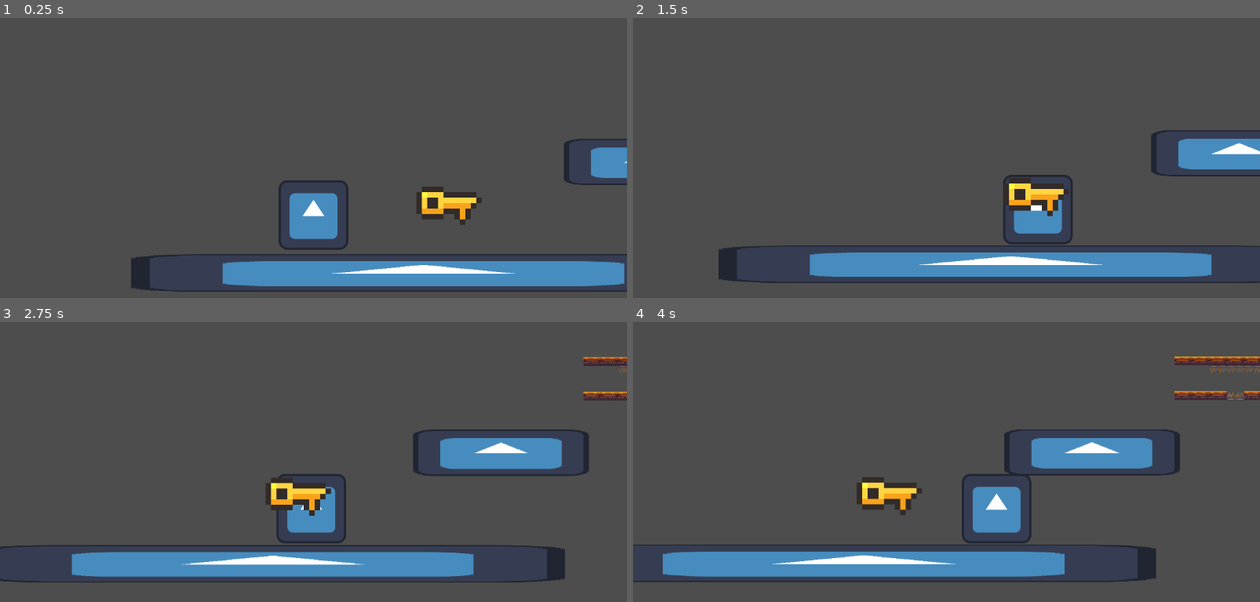
Above: before the commit, frames 1-4 (two rows, left to right).
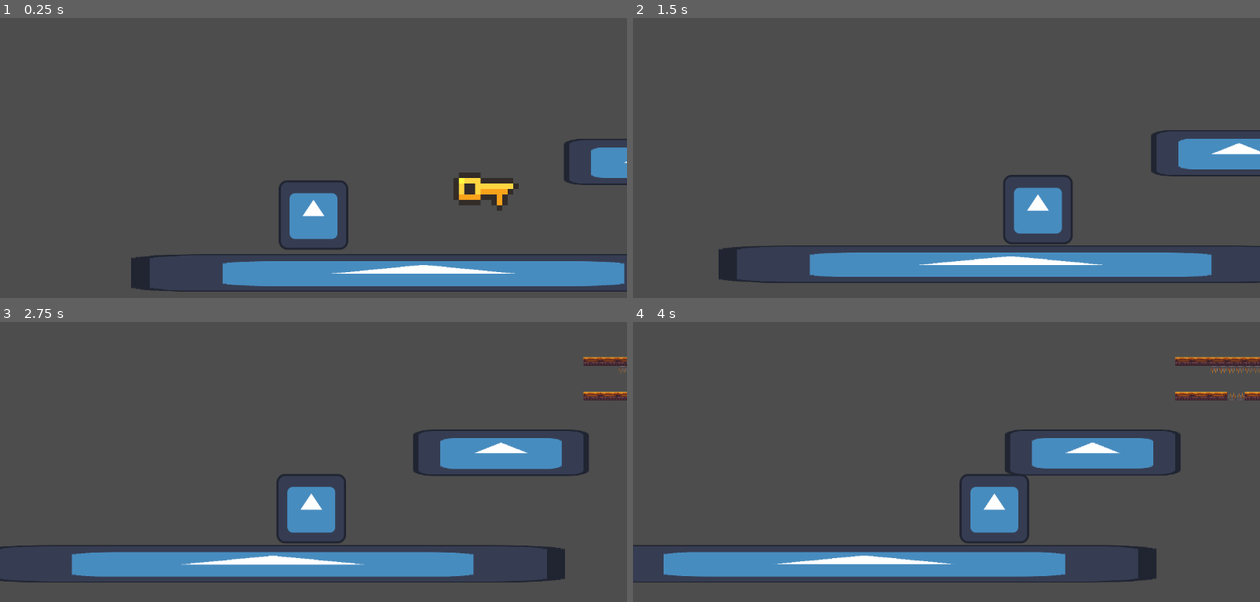
Above: after the commit, the same moments.

Repository: The-E21/TempleExploreDurhack24
Game: Godot game, scene res://Scenes/temple_scene.tscn
The game is run twice, just before and just after one commit, with the same random seed, the same clock (stepped at 60 frames per second) and the same inputs. The engine's default icon, where the game draws it, is replaced by a stand-in: a white triangle on a blue panel in a dark square.
Inputs:
- Up to frame 1 (0.25 s): no input
- Up to frame 2 (1.5 s): hold E (interact, bound only after the commit) 0.53-1.28 s; hold Right (ui_right) from 0.53 s (still down); tap Space (jump) at 0.77 s; tap E (interact, bound only after the commit) at 1.35 s
- Up to frame 3 (2.75 s): tap Space (jump) at 1.52 s; release Right (ui_right) at 2.03 s; hold Left (ui_left) from 2.03 s (still down); hold E (interact, bound only after the commit) from 2.03 s (still down)
- Up to frame 4 (4 s): release Left (ui_left) at 2.78 s; release E (interact, bound only after the commit) at 2.78 s; hold Right (ui_right) from 2.78 s (still down); tap E (interact, bound only after the commit) at 2.85 s; tap Space (jump) at 3.02, 3.77 s; hold E (interact, bound only after the commit) from 3.53 s (still down)

The runs differ from the first frame. In frame 1, 1.7% of the frame differs, in the area x 66-83%, y 55-74%; in frame 2, 0.9%; in frame 3, 0.9%; in frame 4, 2.9%, in the area x 0-100%, y 12-93%.

Commit message:
Made key

Diff:
--- /dev/null
+++ b/Scenes/key.tscn
@@ -0,0 +1,26 @@
+[gd_scene load_steps=5 format=3 uid="uid://cefj51svkauch"]
+
+[ext_resource type="Texture2D" uid="uid://ce6p088dcw22t" path="res://Assets/Temple Platformer Tileset [16x16][FREE] - RottingPixels/temple-tileset.png" id="1_mrxg8"]
+[ext_resource type="Script" path="res://Scripts/key.gd" id="2_qlf73"]
+
+[sub_resource type="AtlasTexture" id="AtlasTexture_nclst"]
+atlas = ExtResource("1_mrxg8")
+region = Rect2(112, 64, 16, 16)
+
+[sub_resource type="CircleShape2D" id="CircleShape2D_1pd63"]
+radius = 6.71863
+
+[node name="Key" type="Area2D"]
+scale = Vector2(10, 10)
+collision_layer = 4
+collision_mask = 2
+script = ExtResource("2_qlf73")
+
+[node name="Sprite2D" type="Sprite2D" parent="."]
+texture = SubResource("AtlasTexture_nclst")
+
+[node name="CollisionShape2D" type="CollisionShape2D" parent="."]
+shape = SubResource("CircleShape2D_1pd63")
+
+[connection signal="body_entered" from="." to="." method="_on_body_entered"]
+[connection signal="body_exited" from="." to="." method="_on_body_exited"]
--- a/Scenes/player.tscn
+++ b/Scenes/player.tscn
@@ -8,6 +8,8 @@
 height = 120.0
 
 [node name="Player" type="CharacterBody2D"]
+collision_layer = 2
+collision_mask = 5
 script = ExtResource("1_dv0df")
 speed = 300.0
 accelerationMultiplier = 9.0
--- a/Scenes/temple_scene.tscn
+++ b/Scenes/temple_scene.tscn
@@ -1,9 +1,9 @@
-[gd_scene load_steps=9 format=4 uid="uid://dk25akystoh0b"]
+[gd_scene load_steps=8 format=4 uid="uid://dk25akystoh0b"]
 
 [ext_resource type="Texture2D" uid="uid://cmjfqsloifams" path="res://Assets/icon.svg" id="1_4rxxl"]
 [ext_resource type="PackedScene" uid="uid://cmvm3tmon2yir" path="res://Scenes/player.tscn" id="2_ld67o"]
 [ext_resource type="Texture2D" uid="uid://cjubs0d2im85g" path="res://Assets/Legacy_Adventure_Pack_TEMPLE/Final/Assets/Assets.png" id="3_2go6b"]
-[ext_resource type="Texture2D" uid="uid://ce6p088dcw22t" path="res://Assets/Temple Platformer Tileset [16x16][FREE] - RottingPixels/temple-tileset.png" id="4_aui7v"]
+[ext_resource type="PackedScene" uid="uid://cefj51svkauch" path="res://Scenes/key.tscn" id="4_4nfgb"]
 
 [sub_resource type="RectangleShape2D" id="RectangleShape2D_5pcj6"]
 size = Vector2(1091, 77)
@@ -165,10 +165,6 @@
 [sub_resource type="TileSet" id="TileSet_qpynn"]
 sources/0 = SubResource("TileSetAtlasSource_p1ixa")
 
-[sub_resource type="AtlasTexture" id="AtlasTexture_6ob7r"]
-atlas = ExtResource("4_aui7v")
-region = Rect2(112, 64, 16, 16)
-
 [node name="TempleScene" type="Node2D"]
 
 [node name="StaticBody2D" type="StaticBody2D" parent="."]
@@ -210,7 +206,8 @@
 tile_map_data = PackedByteArray("AABVABAAAAACAAEAAABVAA8AAAACAAEAAABQAA4AAAAGAAAAAABRAA4AAAAFAAAAAABSAA4AAAAGAAAAAABTAA …(800 unchanged characters)…
 tile_set = SubResource("TileSet_qpynn")
 
-[node name="Temple-tileset" type="Sprite2D" parent="."]
-position = Vector2(616, 476)
-scale = Vector2(10, 10)
-texture = SubResource("AtlasTexture_6ob7r")
+[node name="Key" parent="." instance=ExtResource("4_4nfgb")]
+position = Vector2(684, 450)
+collision_layer = 2
+
+[connection signal="pick_key" from="Key" to="Player" method="_on_key_pick_key"]
--- /dev/null
+++ b/Scripts/key.gd
@@ -0,0 +1,19 @@
+extends Area2D
+
+var id : int
+var inArea : bool = false
+
+signal pick_key(id)
+
+func _input(event):
+	if(event.is_action_pressed("interact") and inArea):
+		pick_key.emit(id)
+		queue_free()
+
+func _on_body_entered(body):
+	inArea = true
+	print(body)
+
+func _on_body_exited(body):
+	inArea = false
+	print(body)
--- a/Scripts/playerscript.gd
+++ b/Scripts/playerscript.gd
@@ -20,6 +20,9 @@
 @export var coyoteTime : float
 @export var jumpBufferTime : float
 var jumpBufferTimer : float = -1
+
+#Collect Keys
+var inventory = []
 
 func _input(event):
 	if event.is_action_pressed("jump"):
@@ -89,3 +92,8 @@
 			if(jumpBufferTimer != -1):
 				jumpPhase = 1
 				jumpTimer = 0
+
+
+
+func _on_key_pick_key(id):
+	inventory.append(id)
--- a/project.godot
+++ b/project.godot
@@ -22,6 +22,11 @@
 "events": [Object(InputEventKey,"resource_local_to_scene":false,"resource_name":"","device":-1,"window_id":0,"alt_press …(191 unchanged characters)…
 ]
 }
+interact={
+"deadzone": 0.5,
+"events": [Object(InputEventKey,"resource_local_to_scene":false,"resource_name":"","device":-1,"window_id":0,"alt_pressed":false,"shift_pressed":false,"ctrl_pressed":false,"meta_pressed":false,"pressed":false,"keycode":0,"physical_keycode":69,"key_label":0,"unicode":101,"location":0,"echo":false,"script":null)
+]
+}
 
 [rendering]
 
